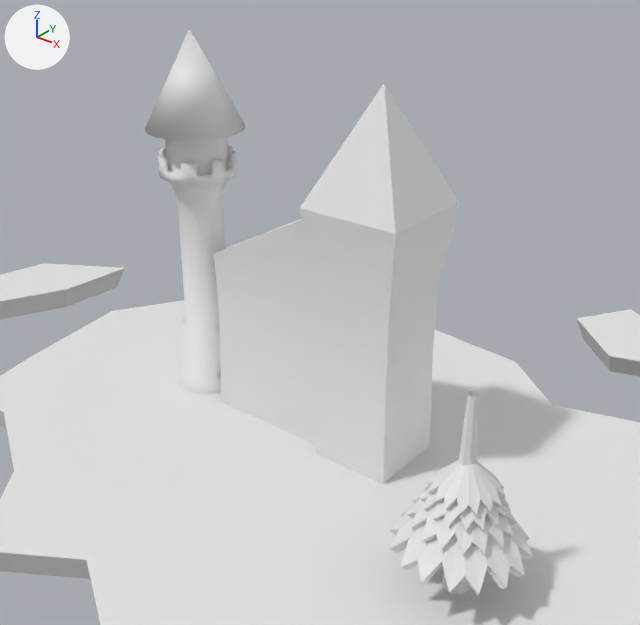
An edit to the Blender file Ostrov.blend, drawn before and after from the same camera.
Camera for both pictures: a 50 mm camera at (10.61, -16.84, 14.11) aimed at (-3.02, 0.2, 3.55). Lighting does not change. The marker at upper left points along +X, +Y and +Z.
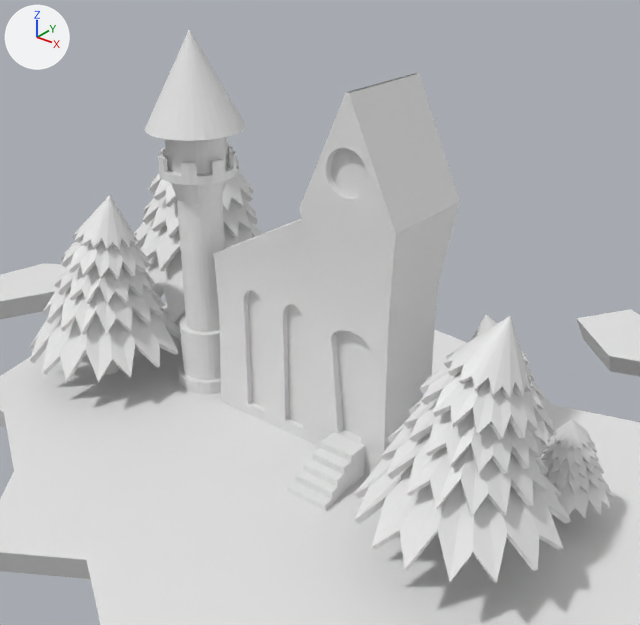
Pixel boxes [x1, y1, x2, y2] of what changed, in the pictures (640 x 625 px; the box of a moved part takes in the faces that stretch with it):
'House', reshaped, modifiers changed
    before: [213, 83, 460, 484]
    after: [213, 73, 460, 477]
'Cylinder.001', reshaped, moved, turned, modifiers changed, rescaled
    before: [389, 505, 533, 595]
    after: [354, 316, 571, 583]
'Cylinder.005', added
    after: [30, 195, 181, 382]
'Cylinder.007', added
    after: [134, 159, 263, 324]
'Cylinder.009', added
    after: [540, 419, 614, 519]
'Cube', added
    after: [287, 432, 365, 511]
'Cylinder.003', reshaped, moved, turned, rescaled
    before: [421, 485, 509, 531]
    after: [471, 315, 555, 448]
'Cylinder', reshaped, moved
    before: [442, 391, 479, 595]
    after: [442, 556, 469, 564]
part 1 of me_cube, moved or reshaped
    before: [300, 83, 459, 234]
    after: [300, 73, 460, 234]
part 2 of me_circle, shading changed
    both: [145, 29, 246, 394]
'Cylinder.004', unchanged, covered by the edit
    before: [427, 460, 506, 515]
    after: [104, 361, 119, 375]
'Cylinder.002', unchanged, covered by the edit
    before: [407, 491, 517, 555]

What changed in the scene script:
```text
Change me_cube:
    where me_cube.from_pydata(...)  # 33 vertices, 30 faces; spans x -5.05..1.38, y -1.38..1.38, z -1.0..9.02
    verts and faces of me_cube; kept vertices keep their numbers, new ones are numbered from 33
    me_cube part 1
    add delete_vertices([16])  # with the faces that use them
    add verts[33] = (0.05, -1.38, 9.02)
    add verts[34] = (0.05, 1.38, 9.02)
    add verts[35] = (-0.05, -1.38, 9.02)
    add verts[36] = (-0.05, 1.38, 9.02)
    add faces += [(14, 15, 34, 33), (23, 35, 36, 24), (14, 33, 35, 23), (15, 24, 36, 34)]
Change me_circle:
    where me_circle.from_pydata(...)  # 465 vertices, 464 faces; spans x -1.39..1.39, y -1.39..1.39, z 0.0..10.64
    me_circle part 2: all faces are now shaded flat (464 of 464 changed)
Change me_cylinder:
    remove me_cylinder.from_pydata(...)  # 16 vertices, 8 faces; spans x -0.33..0.33, y -0.33..0.33, z -3.79..1.19
    add me_cylinder.from_pydata(...)  # 16 vertices, 8 faces; spans x -0.33..0.33, y -0.33..0.33, z -2.22..2.22
    me_cylinder part 3: 16 of 16 vertices moved; they spanned x -0.33..0.33, y -0.33..0.33, z -3.79..1.19 and now span x -0.33..0.33, y -0.33..0.33, z -2.22..2.22; mean shift (0.0, 0.0, 1.3); largest move (-0.33, 0.0, -3.79) -> (-0.33, 0.0, -2.22)
Change me_cylinder_001:
    used by ob_cylinder_001; location = (3.38, -3.17, -2.11); scale = (1.39, 1.39, 1.39)
    remove me_cylinder_001.from_pydata(...)  # 64 vertices, 32 faces; spans x -0.91..1.09, y -0.94..1.06, z 2.27..3.29
    add me_cylinder_001.from_pydata(...)  # 289 vertices, 160 faces; spans x -2.5..2.1, y -2.15..2.45, z -0.37..4.31
    me_cylinder_001 part 4: 64 vertices removed from x -0.91..1.09, y -0.94..1.06, z 2.27..3.29; 289 vertices added at x -2.5..2.1, y -2.15..2.45, z -0.37..4.31
Change me_cylinder_003:
    used by ob_cylinder_003; location = (3.52, -3.09, 2.71); rotation_euler = (-0.000593, -0.000433, 0.16), in degrees (0, 0, 9.2); scale = (0.832, 0.832, 0.832)
    remove me_cylinder_003.from_pydata(...)  # 64 vertices, 32 faces; spans x -1.0..1.0, y -1.0..1.0, z -0.57..0.44
    add me_cylinder_003.from_pydata(...)  # 289 vertices, 160 faces; spans x -2.5..2.1, y -2.15..2.45, z -0.37..4.31
    me_cylinder_003 part 5: 64 vertices removed from x -1.0..1.0, y -1.0..1.0, z -0.57..0.44; 289 vertices added at x -2.5..2.1, y -2.15..2.45, z -0.37..4.31
Change ob_house:
    add _m = ob_house.modifiers.new('Boolean', 'BOOLEAN')
    add _m.object = ob_bool
    add _m.solver = 'FLOAT'
Change ob_cylinder:
    ob_cylinder.location: (3.5, -3.09, 3.77) -> (3.03, -2.34, 2.09)
Change ob_cylinder_001:
    ob_cylinder_001.scale: (1.39, 1.39, 1.39) -> (1.0, 1.0, 1.0)
    ob_cylinder_001.location: (3.38, -3.17, -2.11) -> (3.27, -2.29, 1.75)
    ob_cylinder_001.rotation_euler: (0.0, 0.0, 0.0) -> (0.0, 0.0, 0.843)  # degrees (0, 0, 0) -> degrees (0, 0, 48)
    add _m = ob_cylinder_001.modifiers.new('SimpleDeform', 'SIMPLE_DEFORM')
    add _m.deform_method = 'BEND'
    add _m.deform_axis = 'Y'
    add _m.factor = 0.349
    add _m.angle = 0.349
Change ob_cylinder_003:
    ob_cylinder_003.location: (3.52, -3.09, 2.71) -> (1.65, 1.46, 1.4)
    ob_cylinder_003.rotation_euler: (-0.000593, -0.000433, 0.16) -> (0.0, 0.0, -2.338)  # degrees (0, 0, 9.2) -> degrees (0, 0, -134)
    ob_cylinder_003.scale: (0.832, 0.832, 0.832) -> (0.678, 0.678, 0.699)
Add ob_bool:
    ob_bool = bpy.data.objects.new('bool', me_circle_001)  # 178 vertices, 97 faces; spans x -1.33..7.09, y -3.95..0.6, z -1.06..0.18
    ob_bool.location = (-1.019, -1.644, 7.469)
    ob_bool.rotation_euler = (1.571, 1.571, 0.0)  # degrees (90, 90, 0)
Add ob_cube:
    ob_cube = bpy.data.objects.new('Cube', me_cube_002)  # 64 vertices, 62 faces; spans x -1.07..0.17, y 0.31..2.21, z -2.04..-1.03
    ob_cube.location = (-0.53, -3.21, 2.01)
Add ob_cylinder_009:
    ob_cylinder_009 = bpy.data.objects.new('Cylinder.009', me_cylinder_013)  # 289 vertices, 160 faces; spans x -2.5..2.1, y -2.15..2.45, z -0.37..4.31; modifiers SOLIDIFY, SIMPLE_DEFORM
    ob_cylinder_009.location = (4.24, 0.55, 0.92)
    ob_cylinder_009.rotation_euler = (0.0, 0.0, -1.542)  # degrees (0, 0, -88)
    ob_cylinder_009.scale = (0.456, 0.456, 0.47)
Add ob_cylinder_007:
    ob_cylinder_007 = bpy.data.objects.new('Cylinder.007', me_cylinder_013.copy())  # modifiers SOLIDIFY, SIMPLE_DEFORM
    ob_cylinder_007.location = (-9.96, 2.46, 1.83)
    ob_cylinder_007.rotation_euler = (0.0, 0.0, 0.0975)  # degrees (0, 0, 5.6)
    ob_cylinder_007.scale = (1.3, 1.3, 1.3)
Add ob_cylinder_005:
    ob_cylinder_005 = bpy.data.objects.new('Cylinder.005', me_cylinder_013.copy())  # modifiers SOLIDIFY, SIMPLE_DEFORM
    ob_cylinder_005.location = (-9.72, -1.63, 1.42)
    ob_cylinder_005.rotation_euler = (0.0, 0.0, 1.155)  # degrees (0, 0, 66)
```
